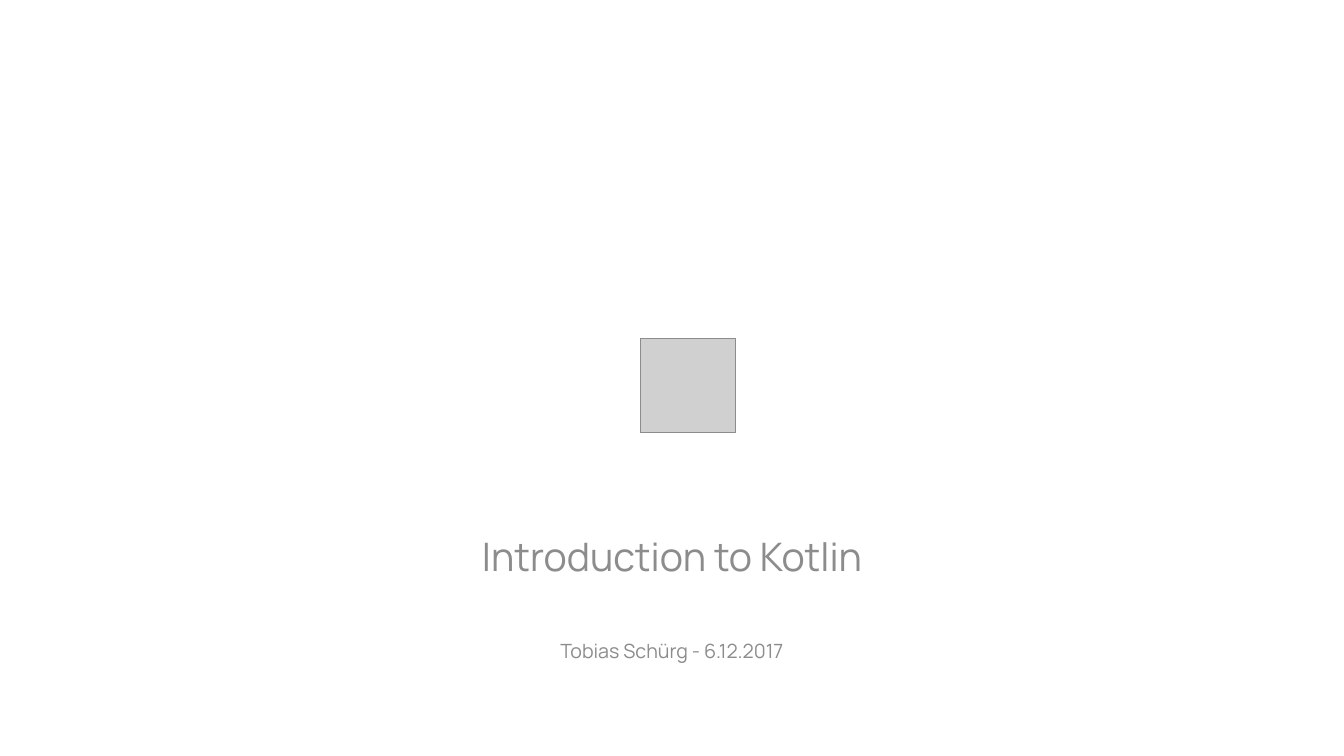
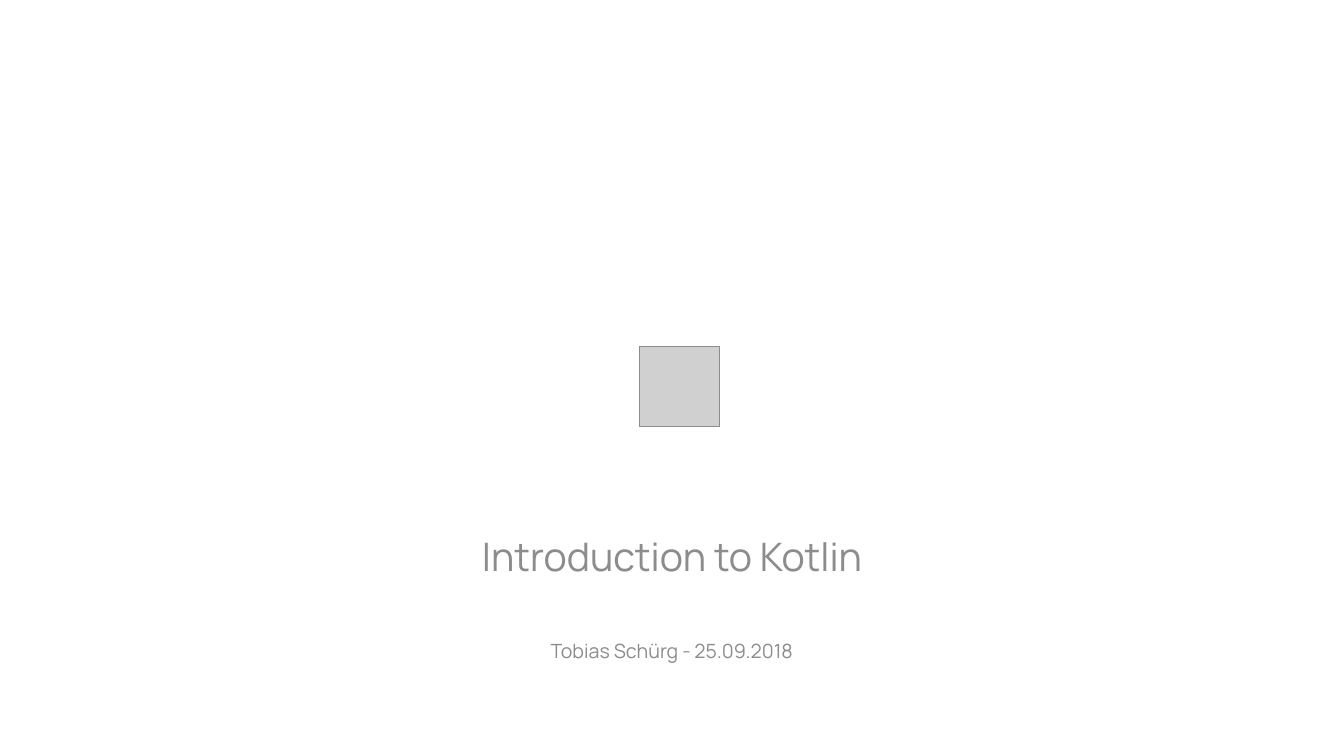
Before and after one commit to tobiasschuerg/kotlin-introduction, a slide deck: slide 1 of slides/Introduction to Kotlin.pptx. Drawn at 1344x756 pixels with LibreOffice and Linux fonts; fonts in the diff are those of the drawing; grey boxes stand for pictures; background and template pictures are left out. Boxes give left, top, right and bottom in pixels: in the first picture for what was removed or moved away, otherwise in the second. Text is boxed around its words. In the diff, an @@ line names an element or a change of style, - is before the commit and + after.

```diff
--- a/slides/Introduction to Kotlin.pptx
+++ b/slides/Introduction to Kotlin.pptx
@@ picture: place and size @@
-picture at (640,339,735,434)
+picture at (639,347,720,426)
@@ text at (551,643,792,663): text changed @@
-Tobias Schürg - 6.12.2017
+Tobias Schürg - 25.09.2018
```
Also in this commit, not shown: 4 other slides changed, 1 slide added, 1 slide removed, 1 other file.
